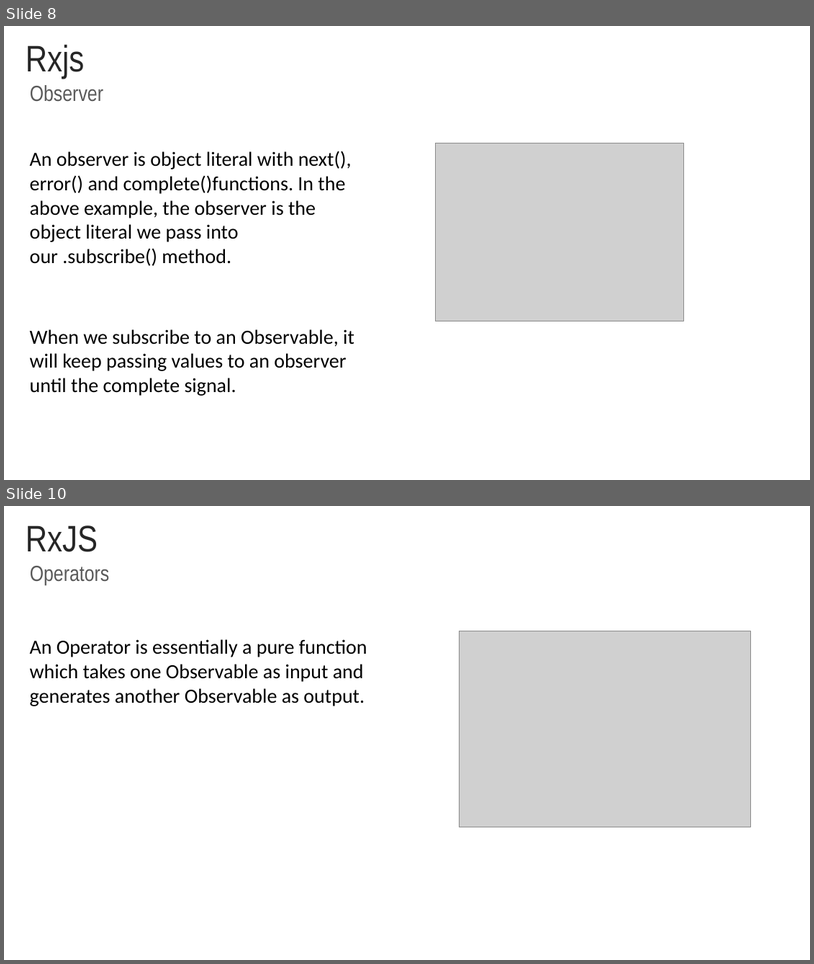
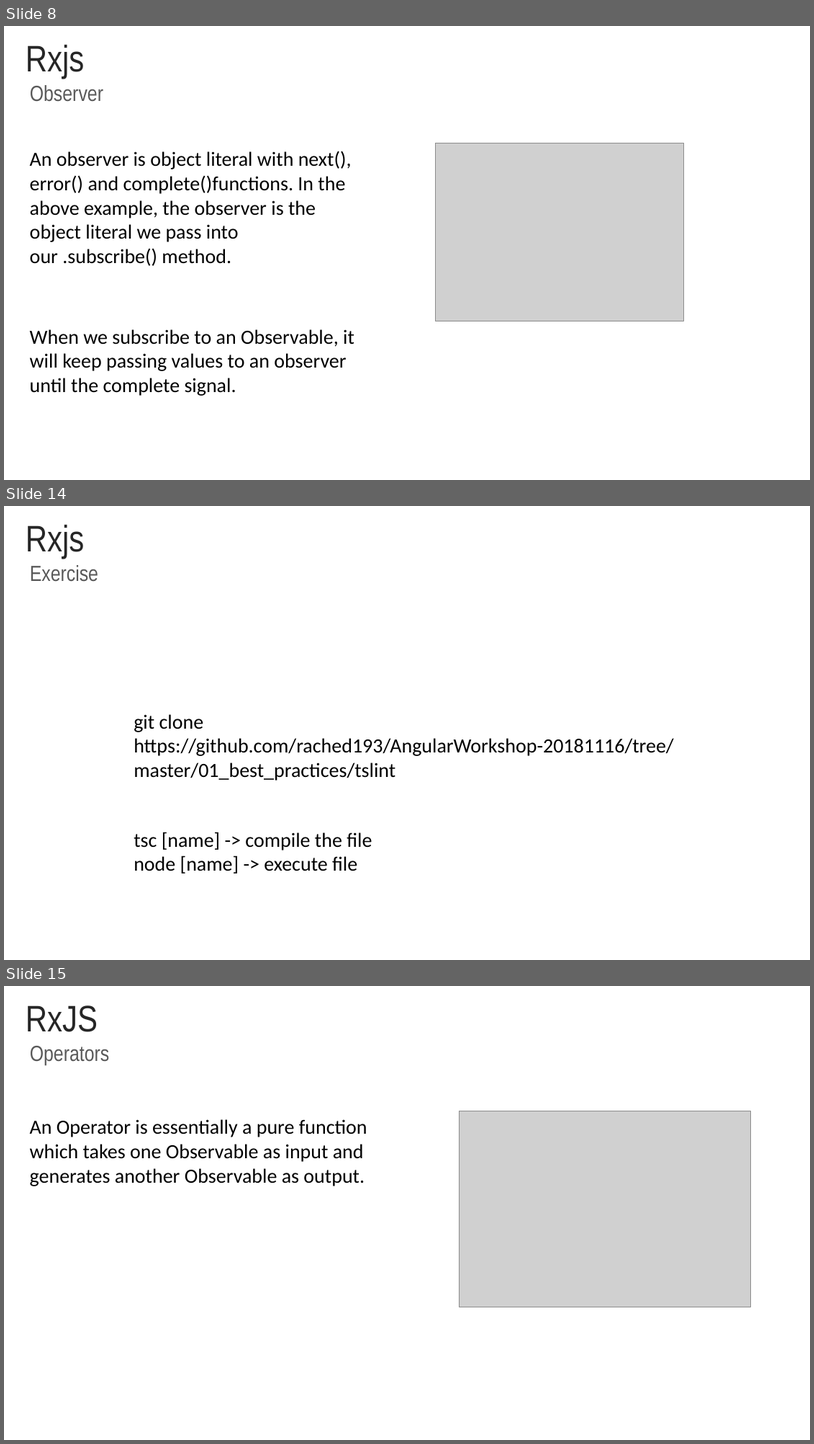
Before and after one commit to rached193/AngularWorkshop-20181116, a slide deck: 04_flow_events/04_flow_events.pptx. Shown one above the other, each under a label of ours: slides 8 and 10 before the commit, slides 8, 14 and 15 after it; the slides between them are not shown. The pictures are 814x964 and 814x1444 pixels, drawn with LibreOffice and Linux fonts; fonts in the diff are those of the drawing; grey boxes stand for pictures; background and template pictures are left out. Boxes give left, top, right and bottom in pixels: in the first picture for what was removed or moved away, otherwise in the second. Text is boxed around its words. In the diff, an @@ line names an element or a change of style, - is before the commit and + after.

```diff
--- a/04_flow_events/04_flow_events.pptx
+++ b/04_flow_events/04_flow_events.pptx
@@ slide 14 added at (x1=4, y1=506, x2=810, y2=960), background #FFFFFF @@
@@ title added at (x1=26, y1=525, x2=85, y2=559), 44 pt, text #262626 @@
+Rxjs
@@ text added at (x1=30, y1=565, x2=98, y2=582), 26 pt, text #595959 @@
+Exercise
@@ text added at (x1=134, y1=714, x2=674, y2=780), 24 pt, text #000000 @@
+git clone https://github.com/rached193/AngularWorkshop-20181116/tree/master/01_best_practices/tslint
@@ text added at (x1=134, y1=831, x2=372, y2=873), 24 pt, text #000000 @@
+tsc [name] -> compile the file
+node [name] -> execute file
@@ what was slide 10 is now slide 15 @@
```
Also in this commit, not shown: 1 slide changed, 10 other slides added, 2 slides removed, 15 other files.
